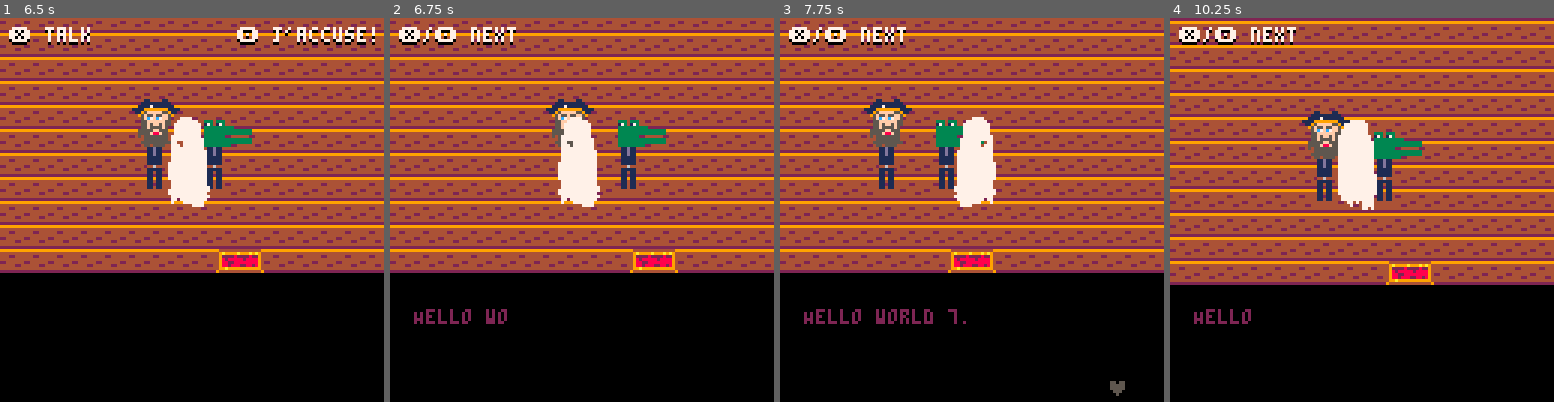
Above: before the commit, frames 1-4 (left to right).
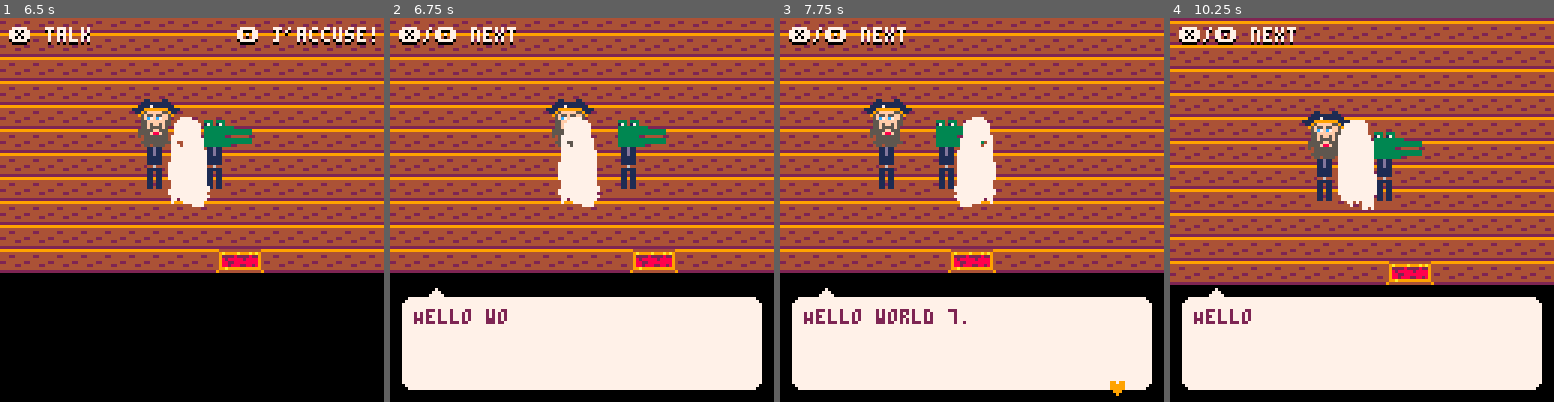
Above: after the commit, the same moments.

Repository: Alfie-Edwards/jaccuse
Game: PICO-8 cartridge game.p8
Same seed, same stepped clock (60 frames per second), same inputs: the game is played once before the commit and once after it.
Inputs (mouse positions are in pixels of both pictures, inside the frame that each line leads up to):
- Up to frame 1 (6.5 s): tap O (Z key) at 0.33, 0.7, 1.43, 2.22, 3.1, 3.98, 4.87, 5.75 s; click (69, 121) at 0.67 s; tap X (X key) at 1.07, 2.07, 2.4, 2.73, 3.07, 3.4, 3.73, 4.07, 4.4, 4.73, 5.07, 5.4, 5.73, 6.07, 6.4 s; click (130, 267) at 1.22 s; click (195, 114) at 1.77 s; hold Left 1.97-2.37 s; click (257, 259) at 2.32 s; hold Down 2.42-2.82 s; click (322, 106) at 2.87 s; hold Right 2.87-3.53 s; click (84, 256) at 3.42 s; hold Up 3.58-4.08 s; click (145, 102) at 3.97 s; hold Right 4.13-4.53 s; click (211, 248) at 4.52 s; hold Down 4.58-5.08 s; click (272, 94) at 5.07 s; hold Left 5.13-5.8 s; click (337, 244) at 5.62 s; hold Up 5.85-6.18 s; click (99, 90) at 6.17 s; hold Left from 6.23 s (still down)
- Up to frame 2 (6.75 s): release Left at 6.63 s; tap O (Z key) at 6.63 s; hold Down from 6.68 s (still down); click (551, 236) at 6.72 s; tap X (X key) at 6.73 s
- Up to frame 3 (7.75 s): tap X (X key) at 7.07, 7.4, 7.73 s; release Down at 7.08 s; hold Right from 7.13 s (still down); click (1006, 83) at 7.27 s; tap O (Z key) at 7.52 s
- Up to frame 4 (10.25 s): release Right at 7.8 s; click (1458, 229) at 7.82 s; hold Up 7.85-8.35 s; tap X (X key) every 0.33 s from 8.07 to 10.07 s; click (1219, 79) at 8.37 s; hold Right 8.4-8.8 s; tap O (Z key) at 8.4, 9.28, 10.17 s; hold Down 8.85-9.35 s; click (1285, 225) at 8.92 s; hold Left 9.4-10.07 s; click (1346, 71) at 9.47 s; click (1408, 217) at 10.02 s; hold Up from 10.12 s (still down)

Frame 1 is identical in both runs. In frame 2, 22% of the frame differs, in the area x 3-97%, y 70-97%; in frame 3, 22%; in frame 4, 22%.

Commit message:
Fix some colours and add blinking scroll indicators for clues

Diff:
--- a/clues.lua
+++ b/clues.lua
@@ -50,27 +50,42 @@
 		for i = clue_scroll, bottom_line do
 			clipped_clue_str = clipped_clue_str.."\n"..clue_lines[i+1]
 		end
+
 		color(7)
+		rectfill(3, 14, 124, 122)
 
 		-- Draw dashed top of paper if can be scrolled up
 		if clue_scroll > 0 then
 			poke(0x550b, 0x3f)
 			fillp(0xbC93.8)
+			rectfill(3, 12, 124, 13)
+			fillp()
+			poke(0x550b, 0x00)
+			if strobe(0.66) then
+				color(9)
+				print("★", 62, 10)
+				color(7)
+			end
+		else
+			rectfill(3, 12, 124, 13)
 		end
-		rectfill(3, 12, 124, 13)
-		fillp()
-		poke(0x550b, 0x00)
 
 		-- Draw dashed bottom of paper if can be scrolled up
 		if clue_scroll < max(0, #clue_lines - num_lines_on_screen) then
 			poke(0x550b, 0x3f)
 			fillp(0xbC93.8)
+			rectfill(3, 123, 124, 124)
+			fillp()
+			poke(0x550b, 0x00)
+			if strobe(0.66) then
+				color(9)
+				print("♥", 62, 121)
+				color(7)
+			end
+		else
+			rectfill(3, 123, 124, 124)
 		end
-		rectfill(3, 123, 124, 124)
-		fillp()
-		poke(0x550b, 0x00)
 
-		rectfill(3, 14, 124, 122)
 		color(0)
 		print(clipped_clue_str, 10, 12)
 	end
--- a/speech.lua
+++ b/speech.lua
@@ -28,7 +28,7 @@
 function draw_speech()
 	camera(0, 0)
 	if saying then
-		color(0)
+		color(7)
 		rectfill(7, 93, 120, 123)
 		rectfill(4, 96, 123, 120)
 		circfill(7, 96, 3)
@@ -40,7 +40,7 @@
 		print(sub(saying.paras[saying.para], 1, saying.char), 8, 97, 2)
 
 		if saying_para_done() and strobe(0.66, t_para_completed) then
-			print("♥", 109, 121, 5)
+			print("♥", 109, 121, 9)
 		end
 	end
 end
